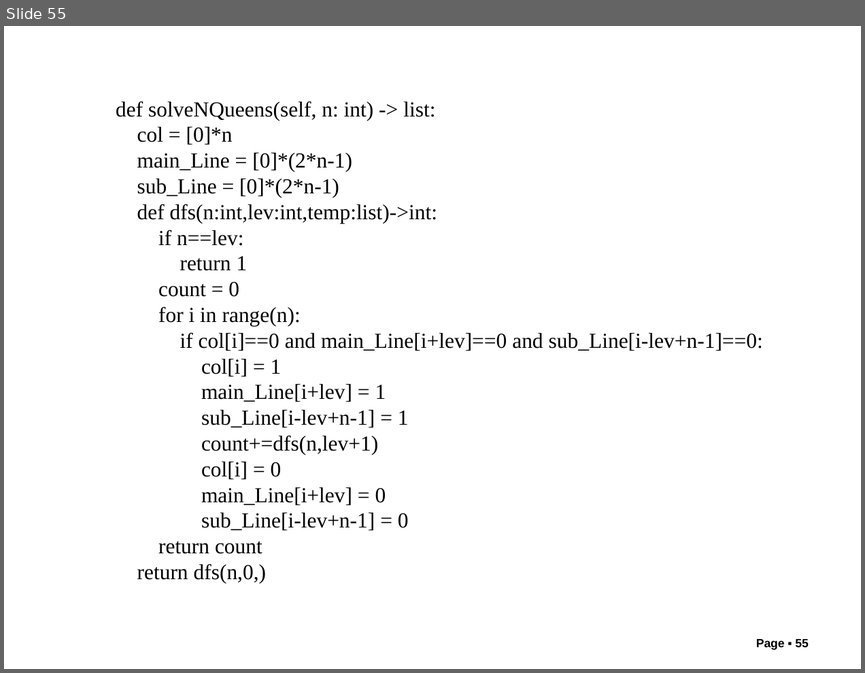
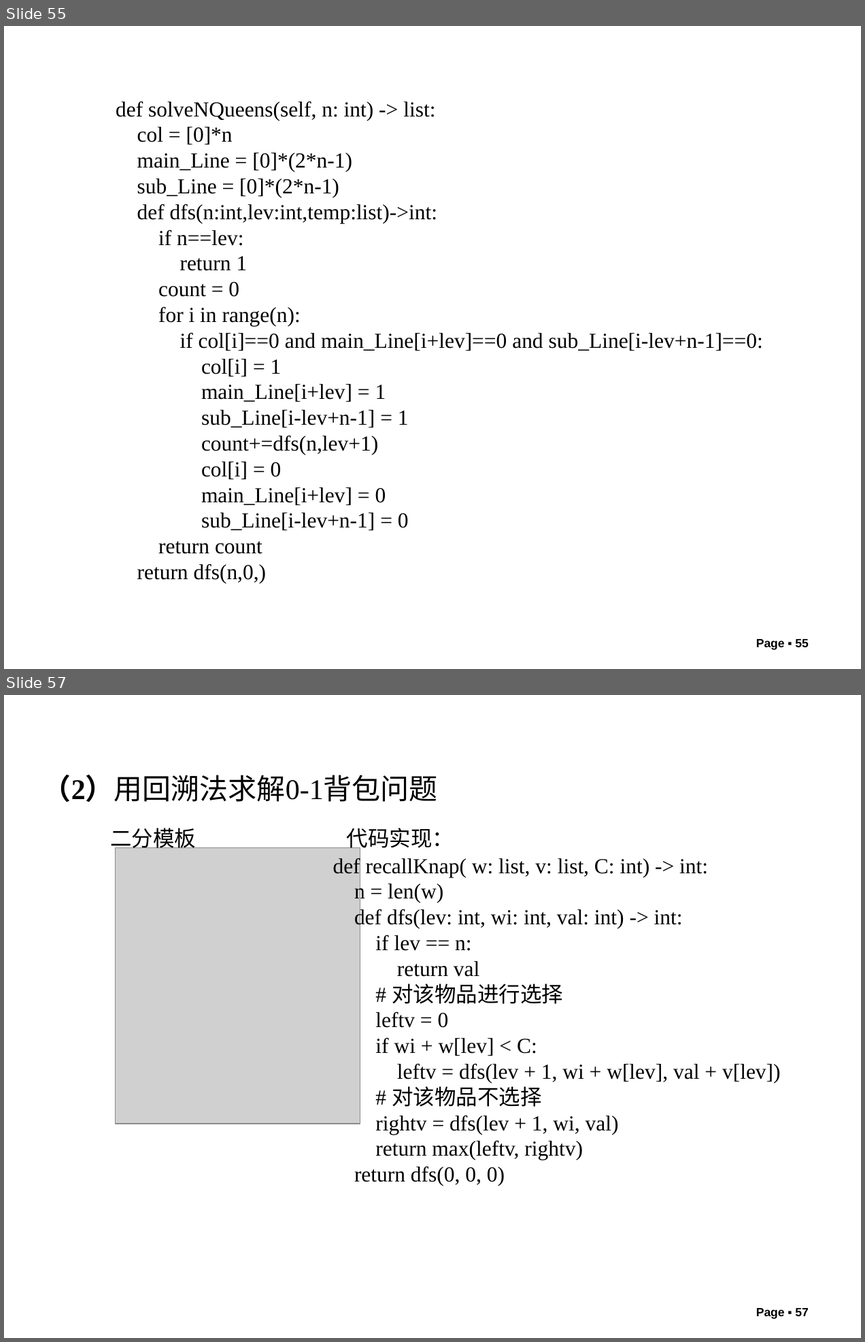
Before and after one commit to liutongling/DP, a slide deck: file/第6章 回朔法.pptx. Shown one above the other, each under a label of ours: slide 55 before the commit, slides 55 and 57 after it; the slides between them are not shown. The pictures are 865x673 and 865x1342 pixels, drawn with LibreOffice and Linux fonts; fonts in the diff are those of the drawing; grey boxes stand for pictures; background and template pictures are left out. Boxes give left, top, right and bottom in pixels: in the first picture for what was removed or moved away, otherwise in the second. Text is boxed around its words. In the diff, an @@ line names an element or a change of style, - is before the commit and + after.

```diff
--- a/file/第6章 回朔法.pptx
+++ b/file/第6章 回朔法.pptx
@@ slide 57 added at bbox=[4, 695, 861, 1338], background #FFFFFF @@
@@ text added at bbox=[43, 775, 438, 802], 24 pt, text #000000 @@
+（2）用回溯法求解0-1背包问题
@@ text added at bbox=[110, 828, 196, 852], 18 pt, text #000000 @@
+二分模板
@@ text added at bbox=[347, 828, 454, 852], 18 pt, text #000000 @@
+代码实现：
@@ picture added at bbox=[116, 847, 360, 1123] @@
@@ text added at bbox=[333, 856, 781, 1186], 18 pt, text #000000 @@
+def recallKnap( w: list, v: list, C: int) -> int:
+n = len(w)
+def dfs(lev: int, wi: int, val: int) -> int:
+if lev == n:
+return val
+# 对该物品进行选择
+leftv = 0
+if wi + w[lev] < C:
+leftv = dfs(lev + 1, wi + w[lev], val + v[lev])
+# 对该物品不选择
+rightv = dfs(lev + 1, wi, val)
+return max(leftv, rightv)
+return dfs(0, 0, 0)
@@ page number added at bbox=[756, 1308, 808, 1319], 10 pt, text #000000, bold @@
+Page ▪ 57
```
Also in this commit, not shown: 2 slides changed, 6 other slides added, 3 other files.
